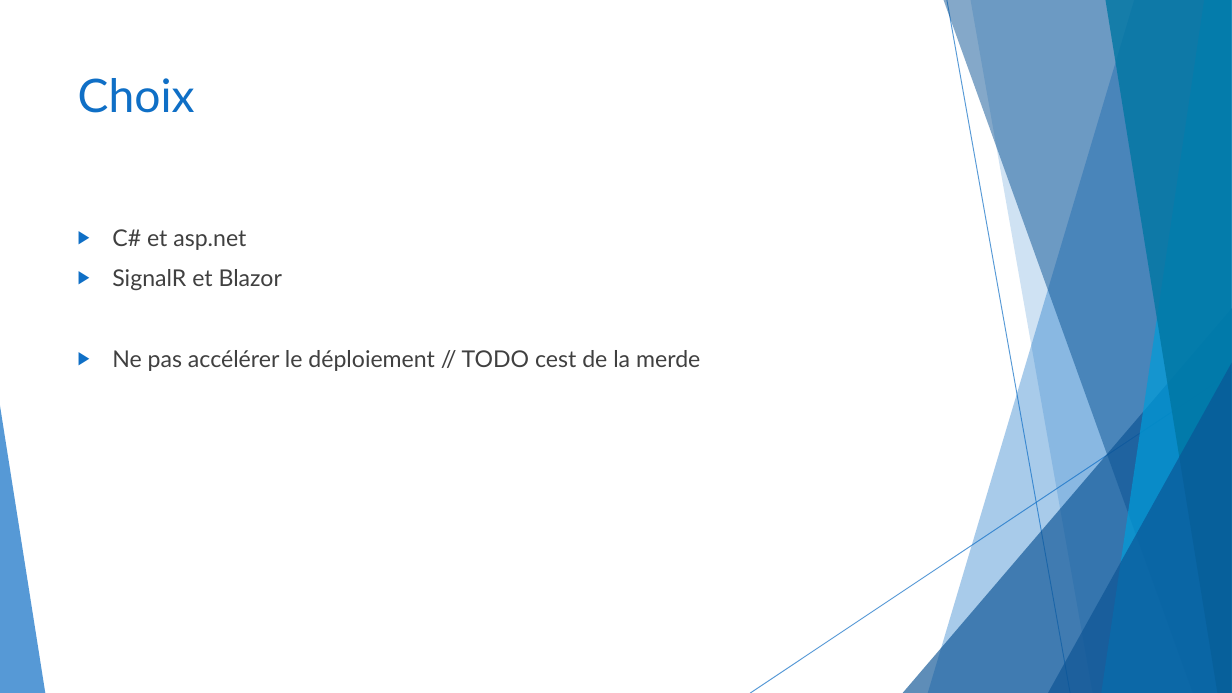
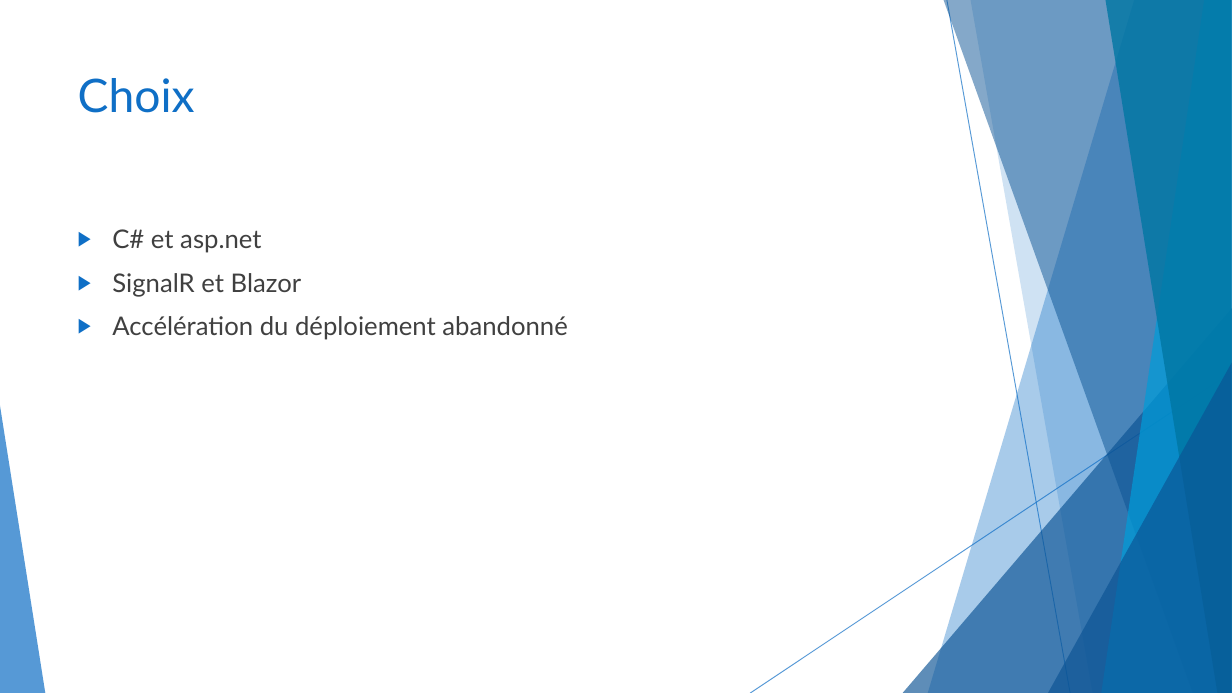
Before and after one commit to CeKonVeu/KingSkullClassicOnline, a slide deck: slide 9 of doc/King Skull Classic Online.pptx. Drawn at 1232x693 pixels with LibreOffice and Linux fonts; fonts in the diff are those of the drawing. Boxes give left, top, right and bottom in pixels: in the first picture for what was removed or moved away, otherwise in the second. Text is boxed around its words. In the diff, an @@ line names an element or a change of style, - is before the commit and + after.

```diff
--- a/doc/King Skull Classic Online.pptx
+++ b/doc/King Skull Classic Online.pptx
@@ text at (112,229,302,297): size 18 to 20 pt in "C# et asp.net", "SignalR et Blazor" @@
@@ text at (112,316,567,340): text changed; size 18 to 20 pt @@
-▶ Ne pas accélérer le déploiement // TODO cest de la merde
+▶ Accélération du déploiement abandonné
```
Also in this commit, not shown: 8 other slides changed.
